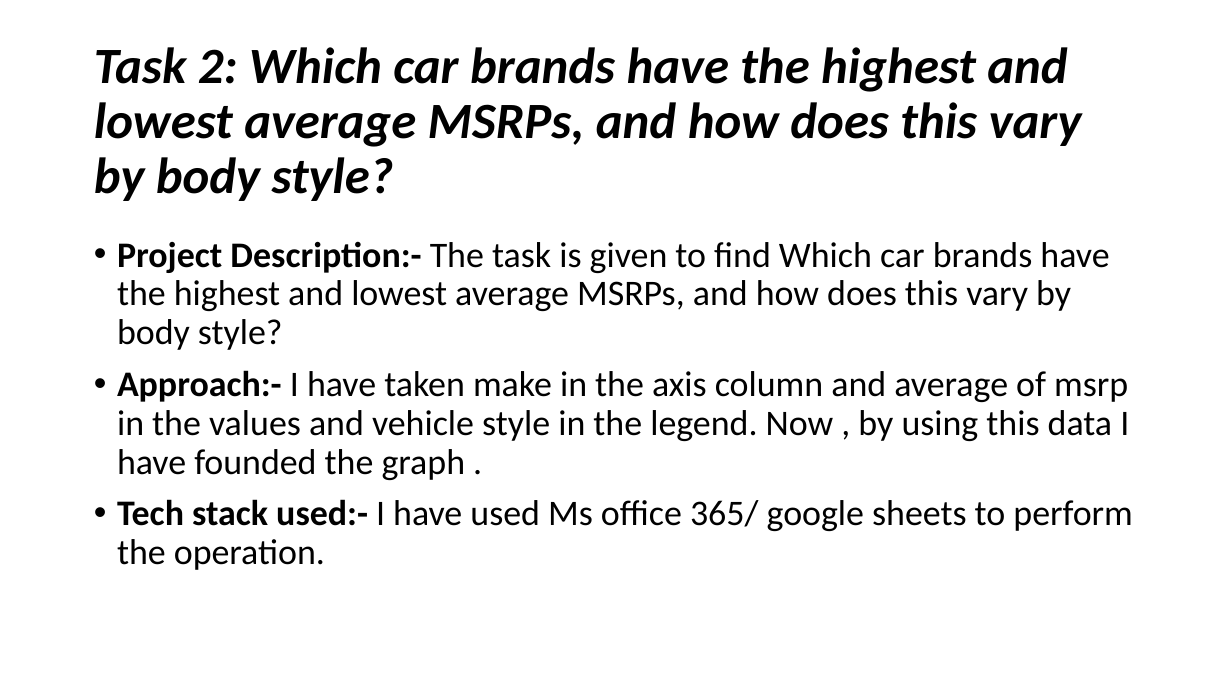
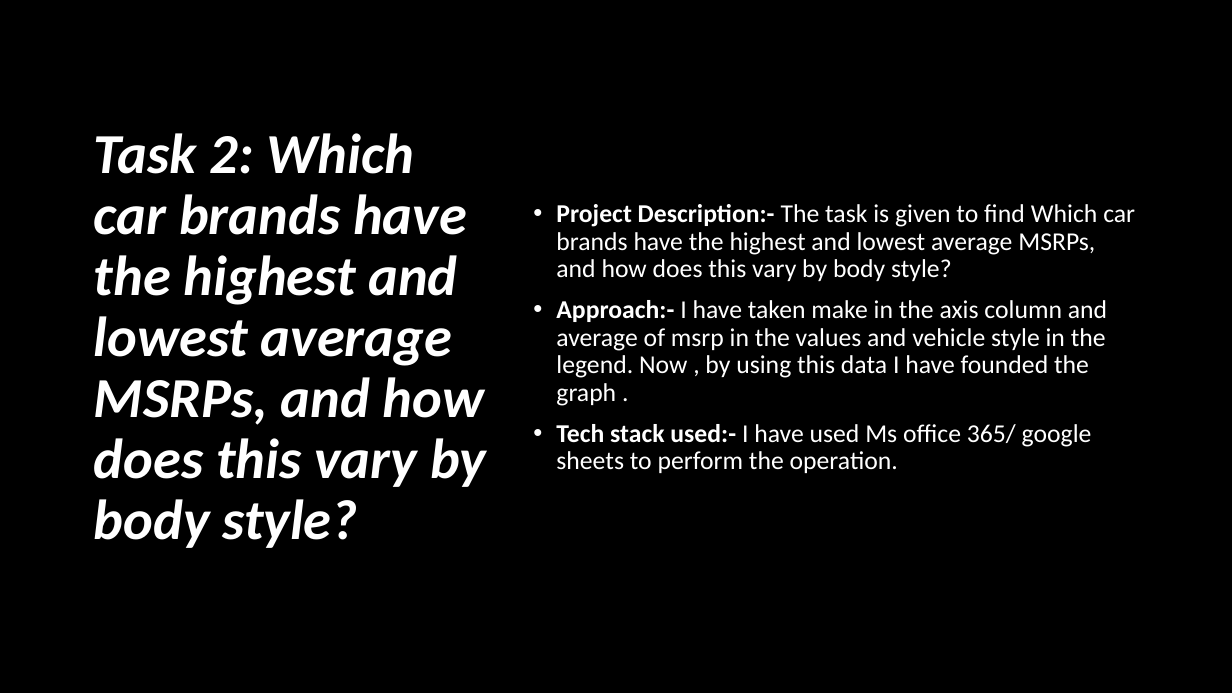
Before and after one commit to Athreya27/Athreya-, a slide deck: slide 23 of Impact of Car Features.pptx (slide 21 before the commit). Drawn at 1232x693 pixels with LibreOffice and Linux fonts; fonts in the diff are those of the drawing; background and template pictures are left out; a plain dark background stands for a picture behind light text. Boxes give left, top, right and bottom in pixels: in the first picture for what was removed or moved away, otherwise in the second. Text is boxed around its words. In the diff, an @@ line names an element or a change of style, - is before the commit and + after.

```diff
--- a/Impact of Car Features.pptx
+++ b/Impact of Car Features.pptx
@@ background #FFFFFF to picture (left out) @@
@@ rectangle added at [0,0,1232,693], fill #000000 @@
@@ title "Task 2: Which car brands ...": place and size @@
-title "Task 2: Which car brands ..." at [94,47,1082,201]
+title "Task 2: Which car brands ..." at [94,133,486,548]
@@ title "Task 2: Which car brands ..." at [94,133,486,548]: size 39.6 to 44 pt, text colour #000000 to #FFFFFF @@
@@ text "Project Description:- The task is ...": place and size @@
-text "Project Description:- The task is ..." at [117,241,1132,570]
+text "Project Description:- The task is ..." at [556,204,1135,473]
@@ text "Project Description:- The task is ..." at [556,204,1135,473]: size 28 to 20 pt, text colour #000000 to #FFFFFF; vertical alignment top to middle @@
```
Also in this commit, not shown: 29 other slides changed, 10 slides added, 5 slides removed.
